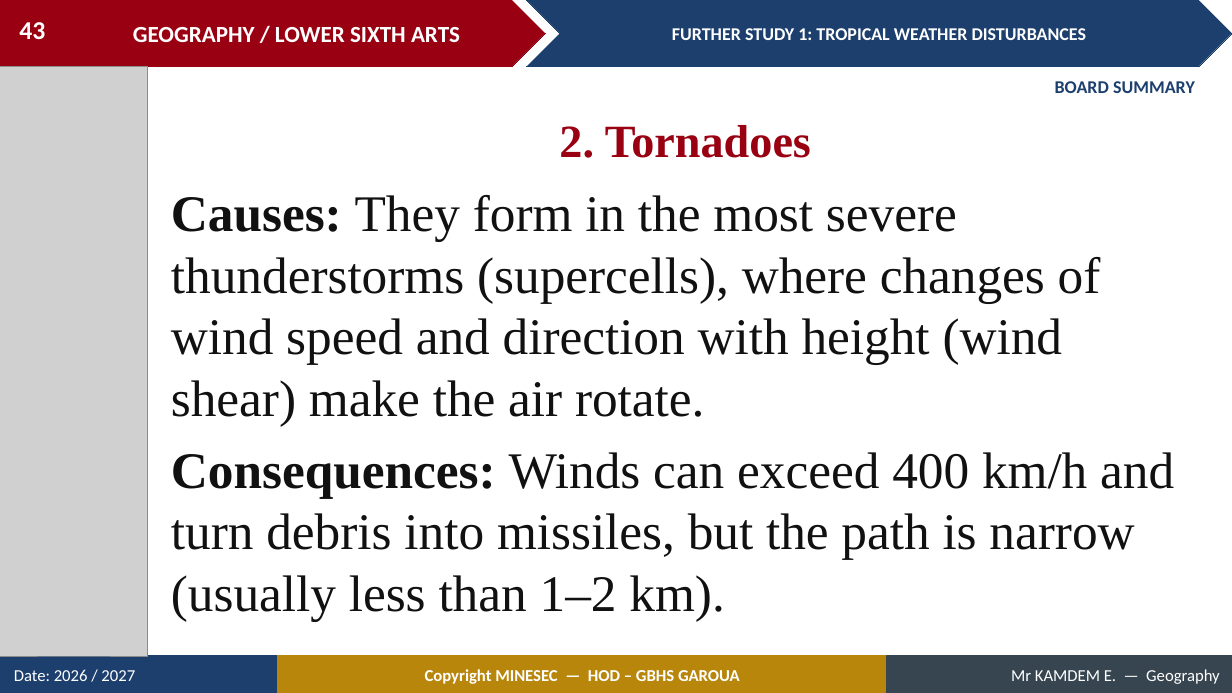
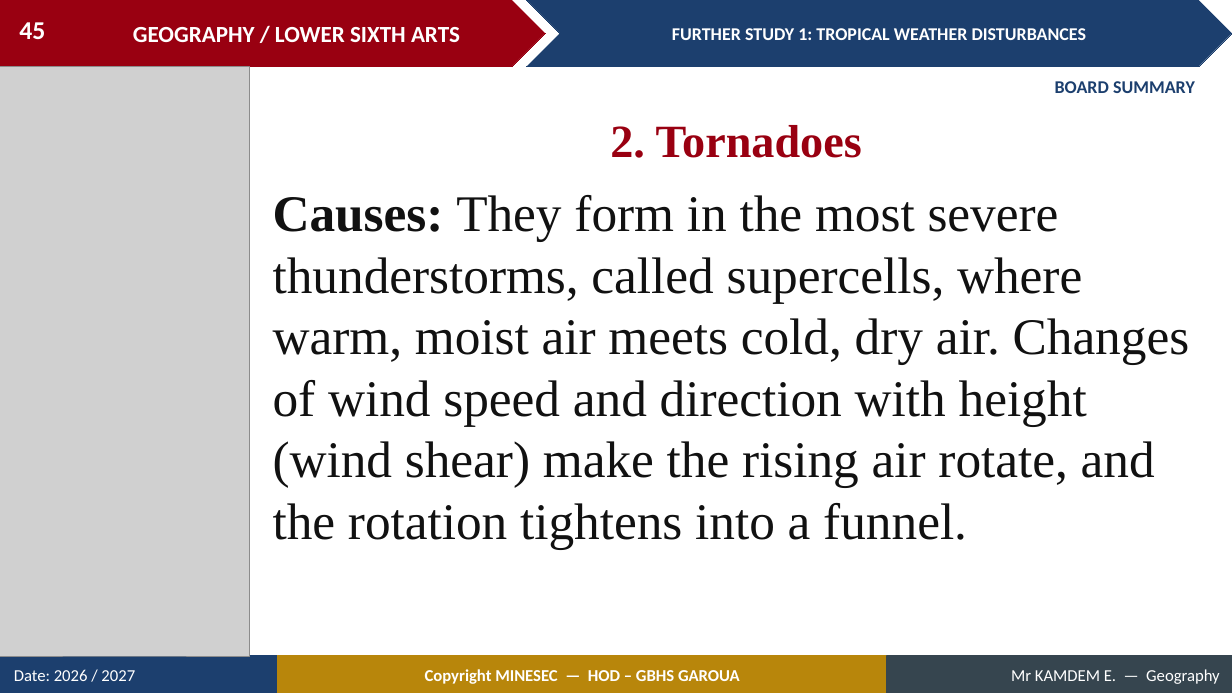
Before and after one commit to Berthautk/linea-github, a slide deck: slide 45 of lecons/LSA/Climatology/02_LSA_CLIM_FS01_Tropical_Weather_Disturbances.pptx (slide 43 before the commit). Drawn at 1232x693 pixels with LibreOffice and Linux fonts; fonts in the diff are those of the drawing; grey boxes stand for pictures. Boxes give left, top, right and bottom in pixels: in the first picture for what was removed or moved away, otherwise in the second. Text is boxed around its words. In the diff, an @@ line names an element or a change of style, - is before the commit and + after.

```diff
--- a/lecons/LSA/Climatology/02_LSA_CLIM_FS01_Tropical_Weather_Disturbances.pptx
+++ b/lecons/LSA/Climatology/02_LSA_CLIM_FS01_Tropical_Weather_Disturbances.pptx
@@ page number at (19,22,45,39): text changed @@
-43
+45
@@ picture: place and size @@
-picture at (0,67,148,656)
+picture at (0,67,250,656)
@@ text "2. Tornadoes": place and size @@
-text "2. Tornadoes" at (559,125,811,158)
+text "2. Tornadoes" at (610,125,862,158)
@@ text at (273,195,1190,550): text changed @@
-Causes: They form in the most severe thunderstorms (supercells), where changes of wind speed and direction with height (wind shear) make the air rotate.
-Consequences: Winds can exceed 400 km/h and turn debris into missiles, but the path is narrow (usually less than 1–2 km).
+Causes: They form in the most severe thunderstorms, called supercells, where warm, moist air meets cold, dry air. Changes of wind speed and direction with height (wind shear) make the rising air rotate, and the rotation tightens into a funnel.
```
Also in this commit, not shown: 11 other slides changed, 4 slides added, 4 other files.
